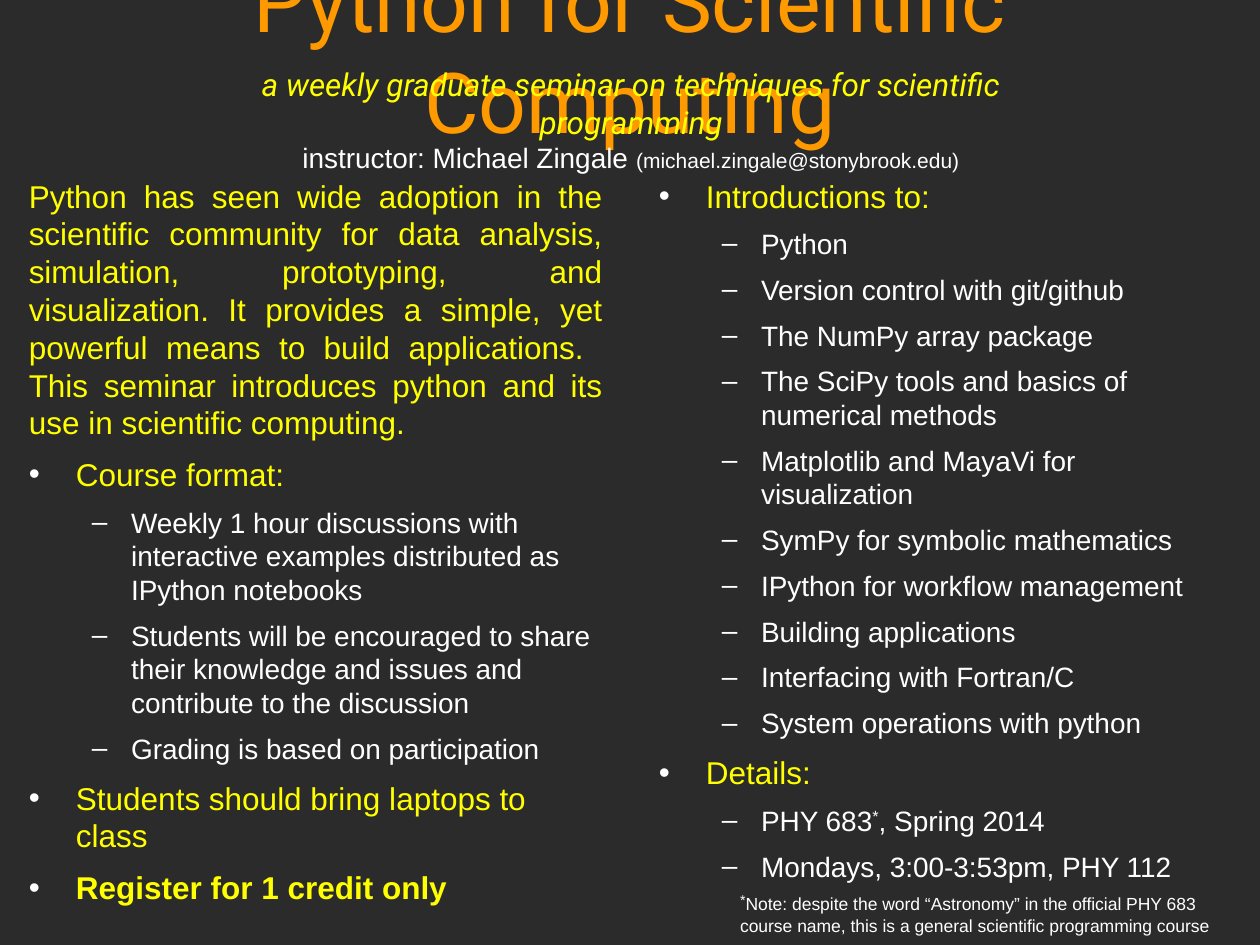
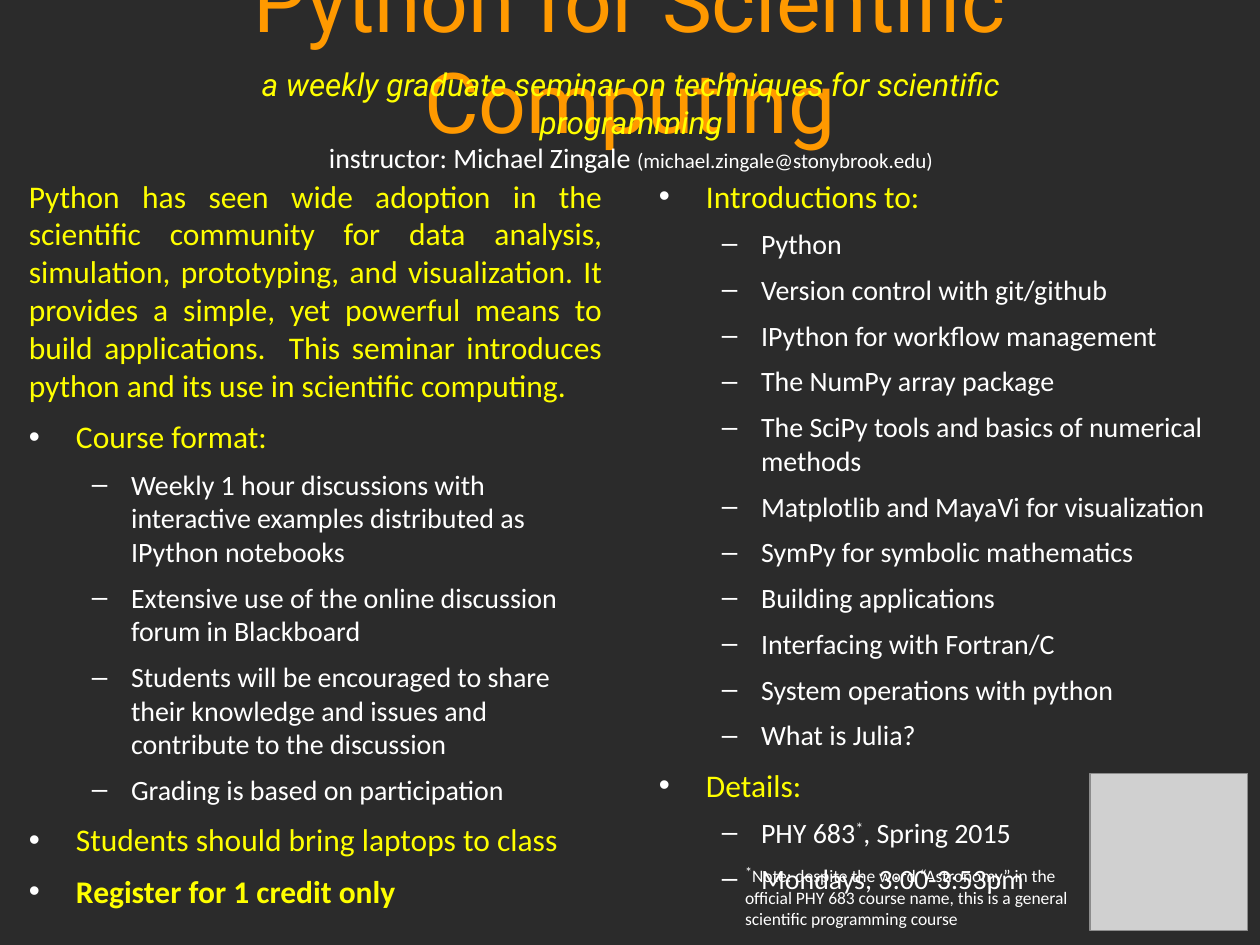
Before and after one commit to sbu-python-class/python-science, a slide deck: slide 1 of ad/python_science.odp. Drawn at 1260x945 pixels with LibreOffice and Linux fonts; fonts in the diff are those of the drawing; grey boxes stand for pictures; background and template pictures are left out; a plain dark background stands for a picture behind light text. Boxes give left, top, right and bottom in pixels: in the first picture for what was removed or moved away, otherwise in the second. Text is boxed around its words. In the diff, an @@ line names an element or a change of style, - is before the commit and + after.

```diff
--- a/ad/python_science.odp
+++ b/ad/python_science.odp
@@ text "a weekly graduate seminar on ..." at (x1=262, y1=72, x2=1000, y2=173): font Arial to Calibri in "instructor: Michael Zingale (michael.zingale@stonybrook.edu)" @@
@@ text at (x1=29, y1=186, x2=602, y2=909): font Arial to Calibri @@
@@ text at (x1=706, y1=234, x2=1204, y2=798): font Arial to Calibri in "Introductions to:", "Python", "Version control with git/github", "The NumPy array package" and 7 more places @@
@@ text at (x1=761, y1=326, x2=1156, y2=351): paragraph added @@
+  – IPython for workflow management
@@ text at (x1=131, y1=588, x2=557, y2=641): paragraph added @@
+  – Extensive use of the online discussion forum in Blackboard
@@ text at (x1=761, y1=575, x2=1183, y2=601): paragraph removed @@
-  – IPython for workflow management
@@ text at (x1=761, y1=725, x2=916, y2=745): paragraph added @@
+  – What is Julia?
@@ picture added at (x1=1090, y1=774, x2=1247, y2=931) @@
@@ text at (x1=761, y1=824, x2=1023, y2=896): text changed; font Arial to Calibri @@
-  – PHY 683*, Spring 2014
-  – Mondays, 3:00-3:53pm, PHY 112
+  – PHY 683*, Spring 2015
+  – Mondays, 3:00-3:53pm
@@ text "*Note: despite the word “Astronomy” ..." moved from (x1=740, y1=897, x2=1209, y2=936) to (x1=745, y1=868, x2=1068, y2=928) @@
@@ text "*Note: despite the word “Astronomy” ..." at (x1=745, y1=868, x2=1068, y2=928): font Arial to Calibri @@
```
Also in this commit, not shown: 1 other file.
